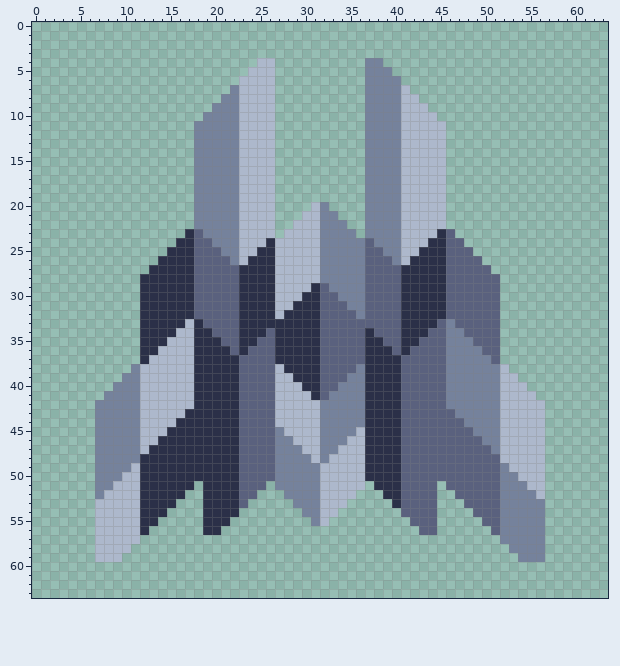
File history of a pixel-art sprite, sprites/blocks/turrets/dissipate/11e-02-dissipate.png. Above, as it was before the edit.
The file is 64x64 pixels.
Once edited:
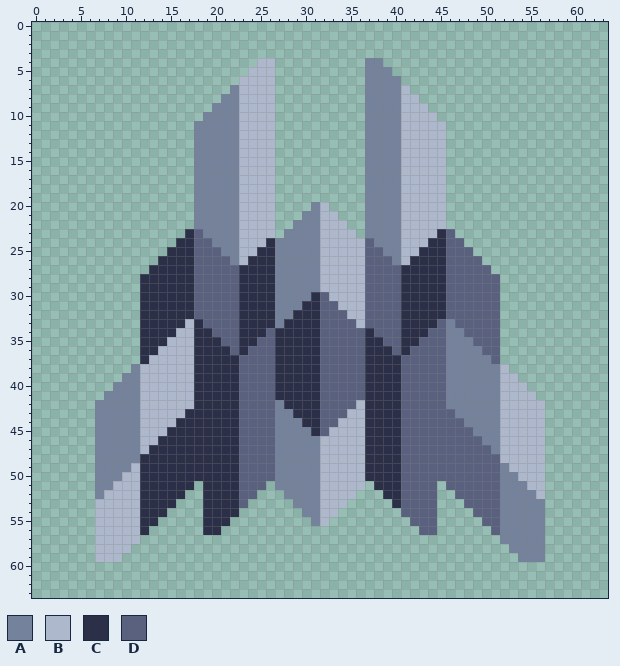
Palette (. is transparent): A #75829c  B #adb8cc  C #2b3048  D #5a617e
Diff:
The edit turns colour B into colour A in row 20 at x 31; in row 21 at x 30 to 31; in row 22 at x 29 to 31; in row 23 at x 28 to 31; in rows 24 to 28 at x 27 to 31; in row 29 at x 27 to 30.
The edit turns colour B into colour A in row 30 at x 27 to 29; in row 31 at x 27 to 28; in row 32 at x 27; in row 42 at x 27; in row 43 at x 27 to 28; in row 44 at x 27 to 29.
The edit turns colour B into colour A in row 45 at x 28 to 30; in row 46 at x 29 to 31; in row 47 at x 30 to 31; in row 48 at x 31.
The edit turns colour C into colour A in row 29 at x 31; in row 30 at x 30; in row 31 at x 29; in row 32 at x 28; in row 33 at x 27.
The edit turns colour A into colour B in row 20 at x 32; in row 21 at x 32 to 33; in row 22 at x 32 to 34; in row 23 at x 32 to 35; in rows 24 to 28 at x 32 to 36; in row 29 at x 33 to 36.
The edit turns colour A into colour B in row 30 at x 34 to 36; in row 31 at x 35 to 36; in row 32 at x 36; in row 42 at x 36; in row 43 at x 35 to 36; in row 44 at x 34 to 36.
The edit turns colour A into colour B in row 45 at x 33 to 35; in row 46 at x 32 to 34; in row 47 at x 32 to 33; in row 48 at x 32.
The edit turns colour D into colour B in row 29 at x 32; in row 30 at x 33; in row 31 at x 34; in row 32 at x 35; in row 33 at x 36.
The edit turns colour B into colour C in row 38 at x 27; in row 39 at x 27 to 28; in row 40 at x 27 to 29; in row 41 at x 27 to 30; in row 42 at x 28 to 31; in row 43 at x 29 to 31.
The edit turns colour B into colour C in row 44 at x 30 to 31; in row 45 at x 31.
The edit turns colour A into colour D in row 38 at x 36; in row 39 at x 35 to 36; in row 40 at x 34 to 36; in row 41 at x 33 to 36; in row 42 at x 32 to 35; in row 43 at x 32 to 34.
The edit turns colour A into colour D in row 44 at x 32 to 33; in row 45 at x 32.
Pixel boxes of the changes (left, top, right, bottom) in both pictures:
changed: (275, 202, 365, 463)
